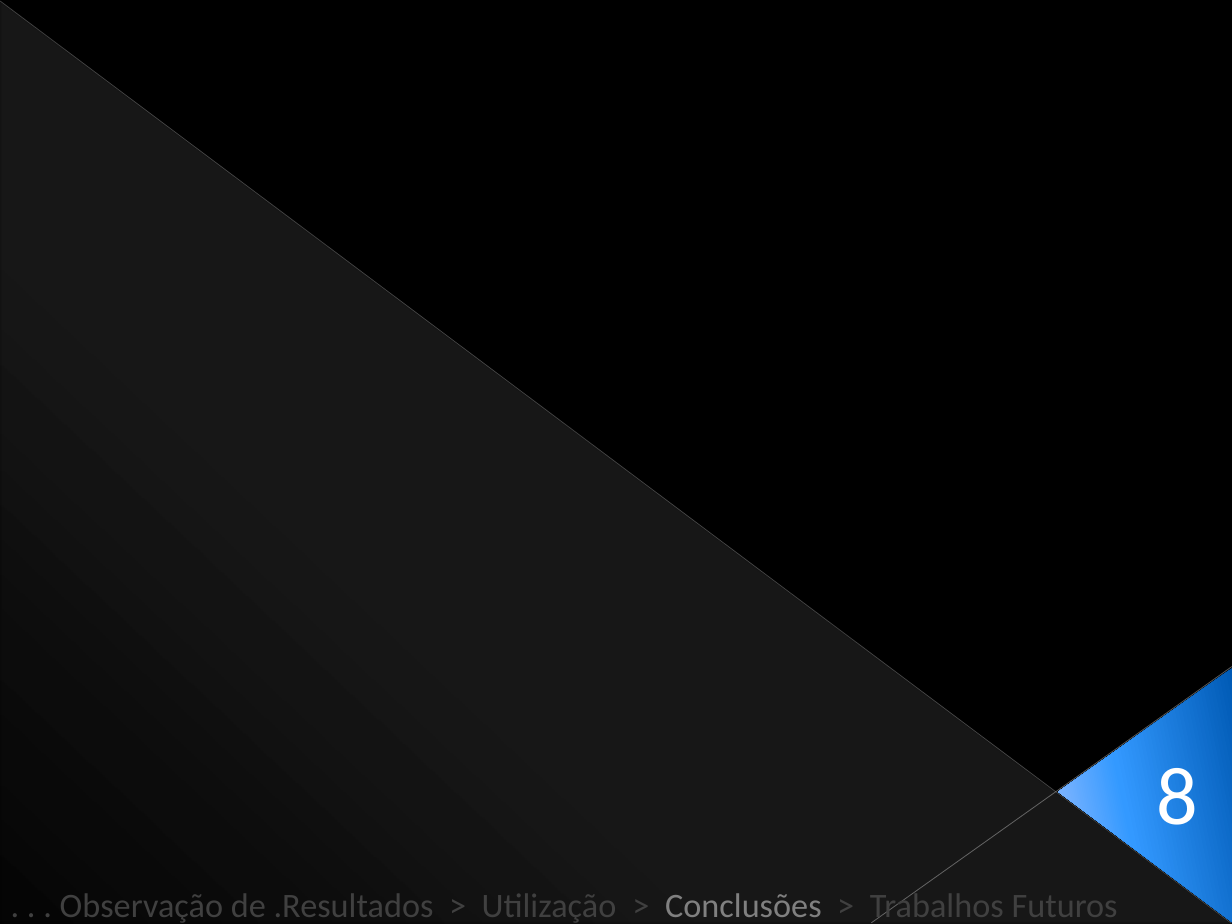
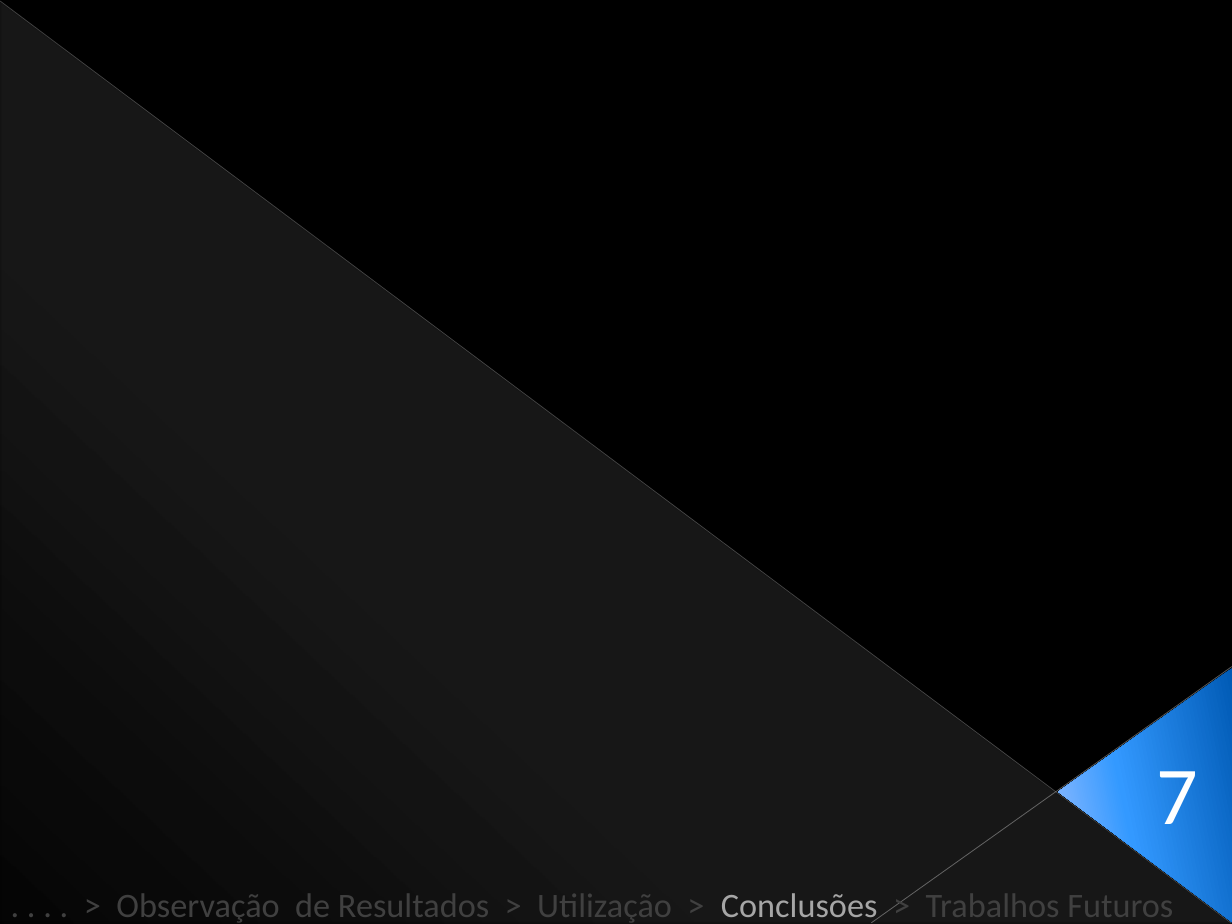
Before and after one commit to Netivski/projectoseminario, a slide deck: slide 31 of Apresentação Final/Presentation Sketch.pptx (slide 36 before the commit). Drawn at 1232x924 pixels with LibreOffice and Linux fonts; fonts in the diff are those of the drawing. Boxes give left, top, right and bottom in pixels: in the first picture for what was removed or moved away, otherwise in the second. Text is boxed around its words. In the diff, an @@ line names an element or a change of style, - is before the commit and + after.

```diff
--- a/Apresentação Final/Presentation Sketch.pptx
+++ b/Apresentação Final/Presentation Sketch.pptx
@@ text at box(1157, 771, 1199, 824): text changed @@
-8
+7
@@ text at box(116, 893, 1173, 923): text changed @@
-. . . Observação de .Resultados > Utilização > Conclusões > Trabalhos Futuros
+. . . . > Observação de Resultados > Utilização > Conclusões > Trabalhos Futuros
```
Also in this commit, not shown: 27 other slides changed, 2 slides added, 7 slides removed.
